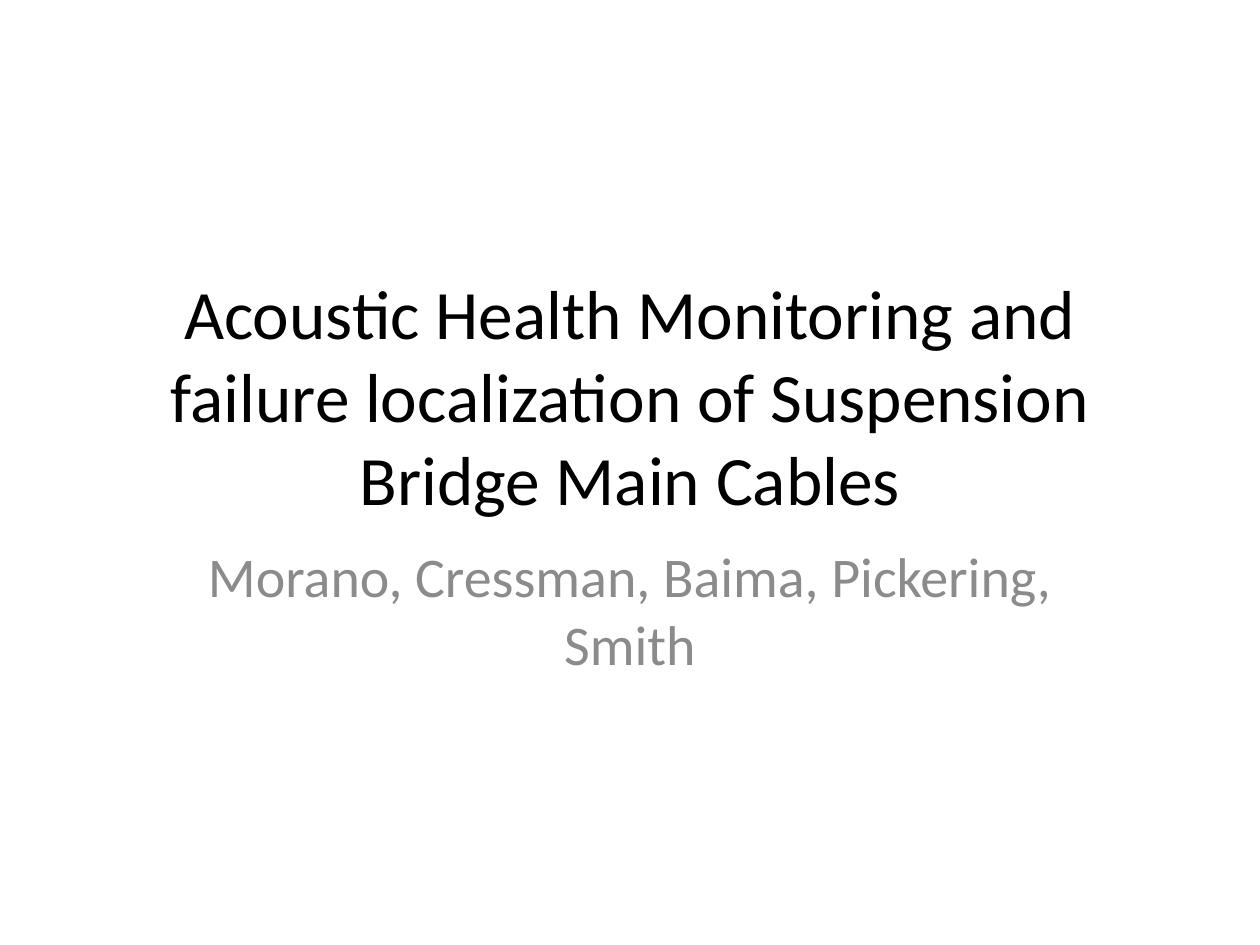
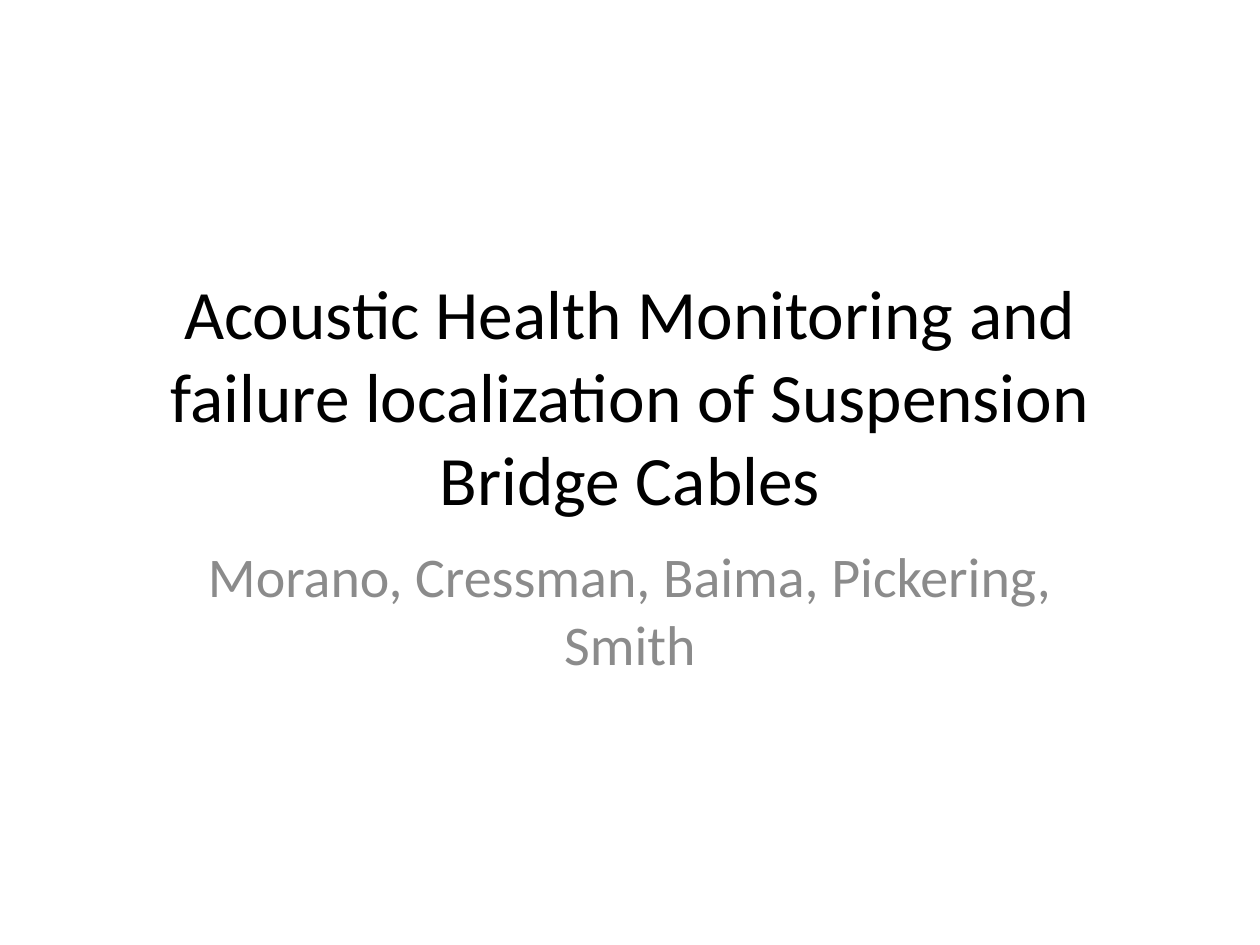
Before and after one commit to embeddedsensors/bridge-monitoring-doc, a slide deck: slide 1 of Preiliminary Report/PrelimReport.pptx. Drawn at 1260x945 pixels with LibreOffice and Linux fonts; fonts in the diff are those of the drawing. Boxes give left, top, right and bottom in pixels: in the first picture for what was removed or moved away, otherwise in the second. Text is boxed around its words. In the diff, an @@ line names an element or a change of style, - is before the commit and + after.

```diff
--- a/Preiliminary Report/PrelimReport.pptx
+++ b/Preiliminary Report/PrelimReport.pptx
@@ title at (x1=171, y1=291, x2=1088, y2=517): text changed @@
-Acoustic Health Monitoring and failure localization of Suspension Bridge Main Cables
+Acoustic Health Monitoring and failure localization of Suspension Bridge Cables
```
Also in this commit, not shown: 1 other slide changed, 1 other file.
